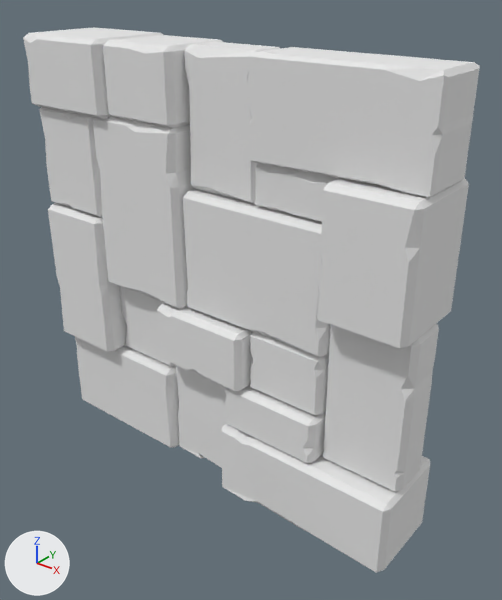
An edit to the OBJ model Example Space Game/Models/Level2Models/RealWall.obj, drawn before and after from the same camera.
Both versions are drawn from a 50 mm lens placed at (1.89, -2.17, 1.29), pointed at (0.12, 0.04, -0.08). Every picture has the same lights, and +X, +Y and +Z are marked at lower left. Where no turn or scale is listed for an object, it has been applied to the vertices.

Objects in the first picture: 'RealWall.2795'.
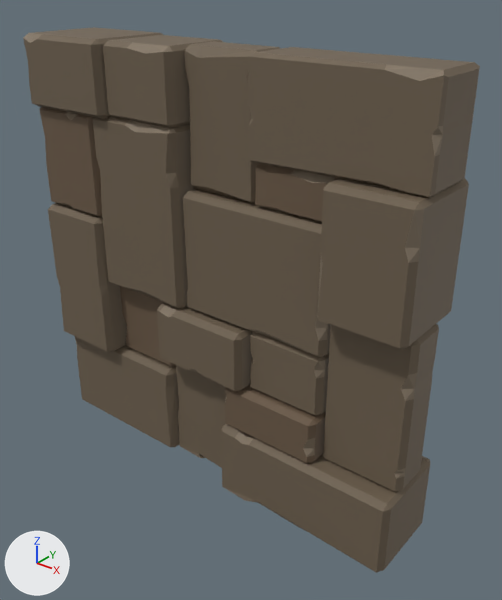
The newer file is also rescaled (x2.0), turned or shifted as a whole; pictures and numbers use the older file's frame.

The change, as a diff of the scene's bpy script:
```diff
--- a/Example Space Game/Models/Level2Models/RealWall.obj.py
+++ b/Example Space Game/Models/Level2Models/RealWall.obj.py
@@ mat_wall_highlights_001 @@
 mat_wall_highlights_001 = principled_material('Wall_Highlights.001')
-mat_wall_highlights_001.base_color = (0.8, 0.8, 0.8)  # white #e7e7e7
+mat_wall_highlights_001.base_color = (0.225, 0.176, 0.124)  # brown #827463
 mat_wall_highlights_001.roughness = 1.0
@@ mat_wall_dark_001 @@
+mat_wall_dark_001 = principled_material('Wall_Dark.001')
+mat_wall_dark_001.base_color = (0.157, 0.117, 0.0764)  # brown #6e604e
+mat_wall_dark_001.roughness = 0.69
@@ mat_wall_medium_001 @@
+mat_wall_medium_001 = principled_material('Wall_Medium.001')
+mat_wall_medium_001.base_color = (0.148, 0.1, 0.0617)  # brown #6b5946
+mat_wall_medium_001.roughness = 0.69
@@ me_realwall_2795 @@
 me_realwall_2795.from_pydata(...)  # 872 vertices, 1672 faces; spans x -1.0..1.0, y -0.22..0.22, z -1.0..1.0
 # used by ob_realwall_2795; location = (0.0, 0.0, 0.0)
 # verts and faces of me_realwall_2795; kept vertices keep their numbers, new ones are numbered from 872
 # before: 544 (-0.63, -0.21, 0.18) at pixel (93, 224), 545 (-0.63, -0.17, 0.2) at pixel (99, 218), 548 (-0.98, -0.17, 0.2) at pixel (52, 204), 549 (-0.98, -0.21, 0.18) at pixel (47, 209)
+# me_realwall_2795 part 1
+delete_faces([(544, 545, 549), (545, 548, 549)])
+faces += [(544, 548, 549), (544, 545, 548)]  # mat_wall_dark_001 (brown #6e604e)
+# me_realwall_2795 part 2: 1094 faces spanning x -1.0..1.0, y -0.22..0.22, z -1.0..1.0 switch from mat_wall_dark (white #e7e7e7) to mat_wall_dark_001 (brown #6e604e)
+# me_realwall_2795 part 3: 288 faces spanning x -1.0..0.62, y -0.18..0.18, z -0.64..0.69 switch from mat_wall_medium (white #e7e7e7) to mat_wall_medium_001 (brown #6b5946)
 me_realwall_2795.materials.append(mat_wall_highlights_001)
```

Location of each change, [x1, y1, x2, y2] in pixels of the pictures (502 x 600 px; the box of a moved part takes in the faces that stretch with it):
'RealWall.2795', recoloured, surface changed (white to brown): [23, 27, 480, 573] in both
part 1 of me_realwall_2795, moved or reshaped: [49, 204, 99, 224] in both
part 2 of me_realwall_2795, recoloured (white to brown): [23, 27, 480, 573] in both
part 3 of me_realwall_2795, recoloured (white to brown): [39, 107, 339, 463] in both
